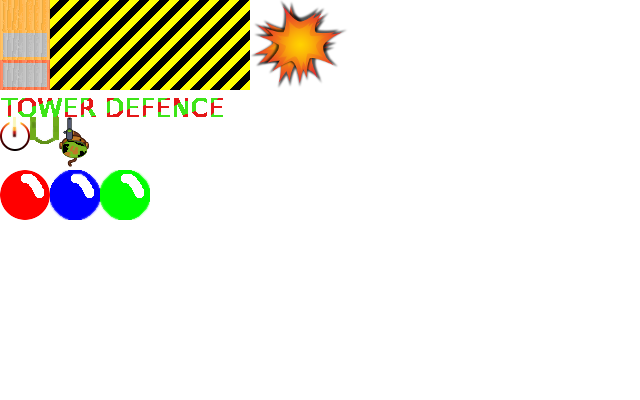
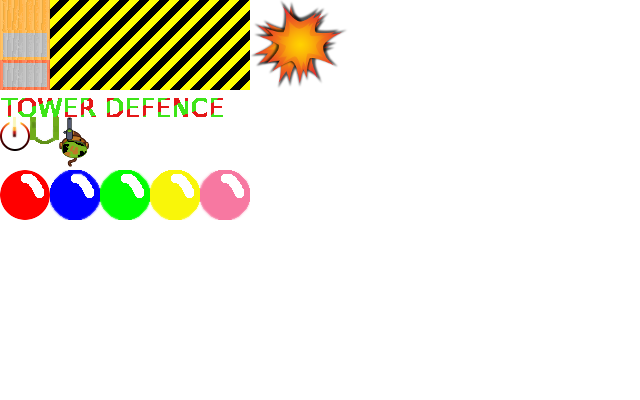
Layers edited between the first and the second 640 x 400 image:
added layer "pink_enemy" above "yellow_enemy" over (x1=200, y1=170, x2=250, y2=220)
added layer "yellow_enemy" above "green_enemy" over (x1=150, y1=170, x2=200, y2=220)
